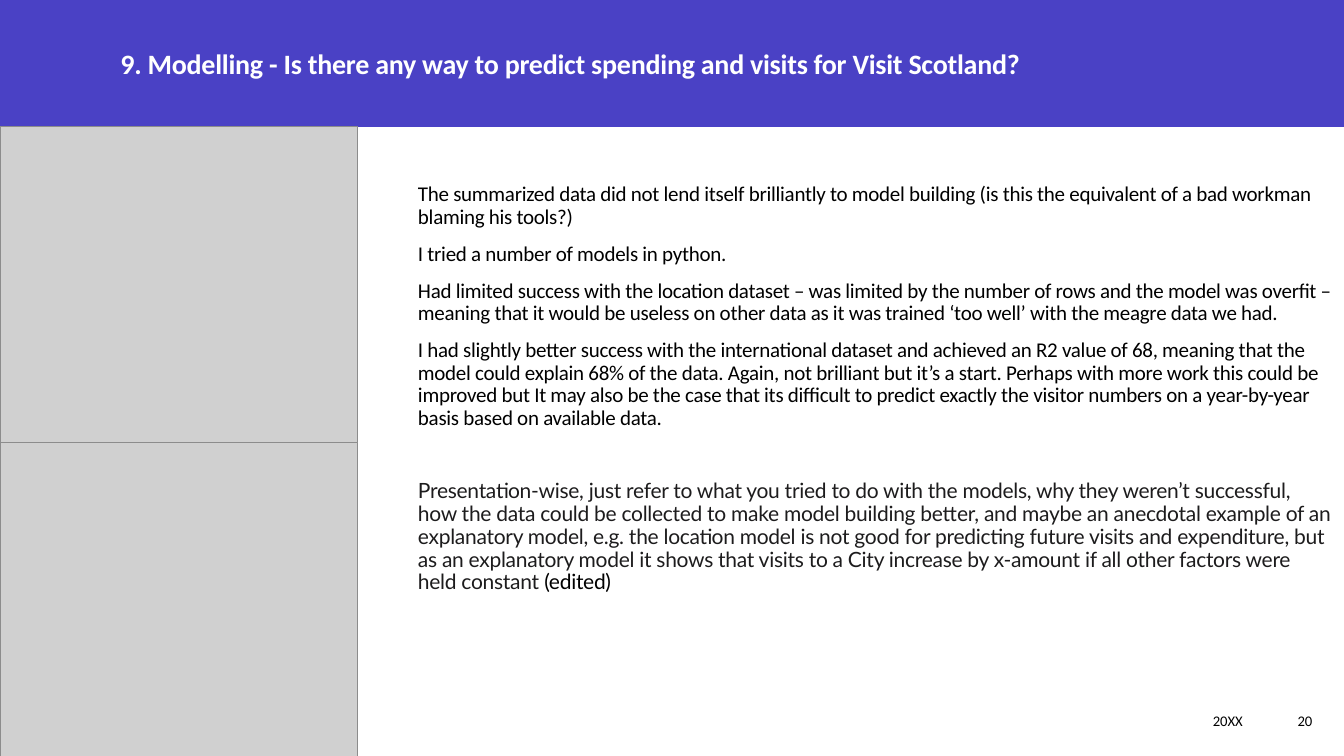
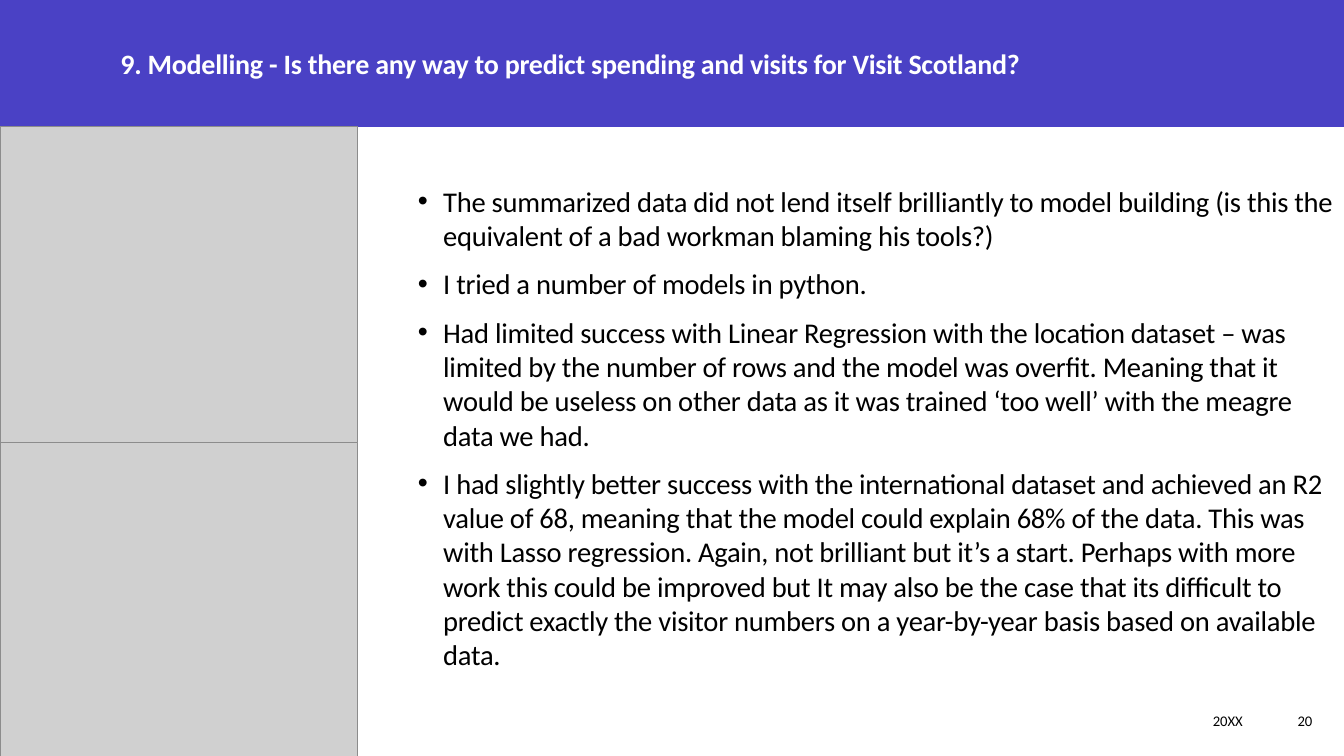
Before and after one commit to neilplenderleith/final_project_visit_scotland, a slide deck: slide 20 of Presentation/final_project_presentation.pptx. Drawn at 1344x756 pixels with LibreOffice and Linux fonts; fonts in the diff are those of the drawing; grey boxes stand for pictures. Boxes give left, top, right and bottom in pixels: in the first picture for what was removed or moved away, otherwise in the second. Text is boxed around its words. In the diff, an @@ line names an element or a change of style, - is before the commit and + after.

Commit message:
Tue aft

```diff
--- a/Presentation/final_project_presentation.pptx
+++ b/Presentation/final_project_presentation.pptx
@@ text at (443, 191, 1332, 299): size 15 to 20.4 pt in "The summarized data did not lend itself ...", "I tried a number of models in ..."; bullet none to •; line spacing 0.9 to 1 @@
@@ text at (443, 323, 1323, 666): text changed; size 15 to 20.4 pt @@
-Had limited success with the location dataset – was limited by the number of rows and the model was overfit – meaning that it would be useless on other data as it was trained ‘too well’ with the meagre data we had.
-I had slightly better success with the international dataset and achieved an R2 value of 68, meaning that the model could explain 68% of the data. Again, not brilliant but it’s a start. Perhaps with more work this could be improved but It may also be the case that its difficult to predict exactly the visitor numbers on a year-by-year basis based on available data.
-Presentation-wise, just refer to what you tried to do with the models, why they weren’t successful, how the data could be collected to make model building better, and maybe an anecdotal example of an explanatory model, e.g. the location model is not good for predicting future visits and expenditure, but as an explanatory model it shows that visits to a City increase by x-amount if all other factors were held constant (edited)
+• Had limited success with Linear Regression with the location dataset – was limited by the number of rows and the model was overfit. Meaning that it would be useless on other data as it was trained ‘too well’ with the meagre data we had.
+• I had slightly better success with the international dataset and achieved an R2 value of 68, meaning that the model could explain 68% of the data. This was with Lasso regression. Again, not brilliant but it’s a start. Perhaps with more work this could be improved but It may also be the case that its difficult to predict exactly the visitor numbers on a year-by-year basis based on available data.
```
Also in this commit, not shown: 1 other slide changed.
